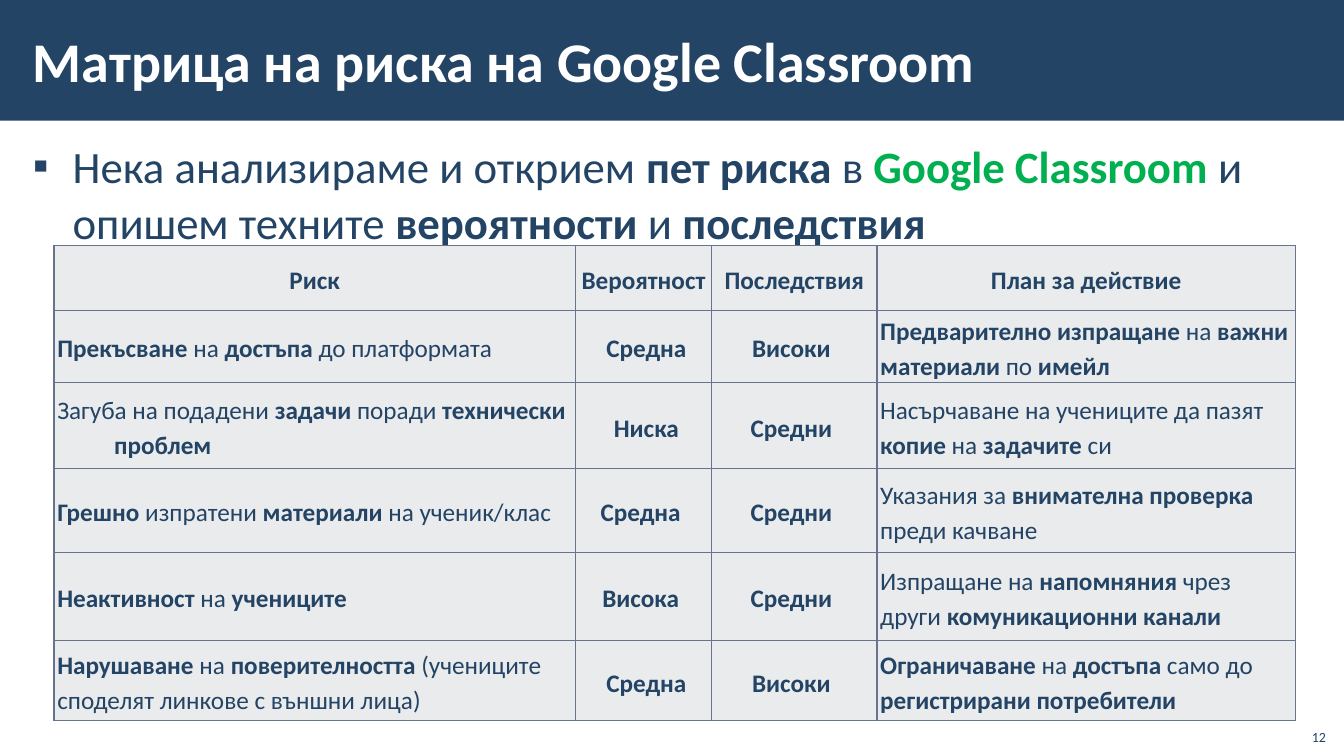
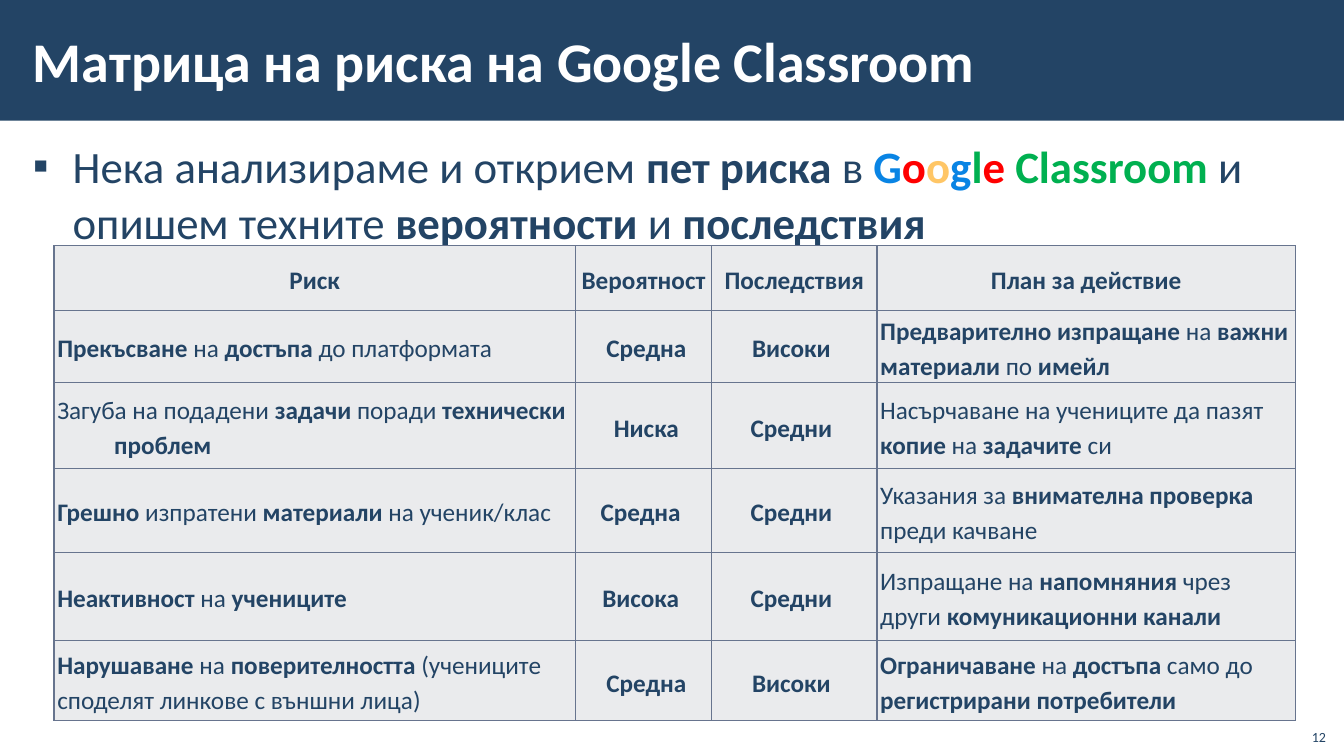
Before and after one commit to BG-IT-Edu/School-Programming, a slide deck: slide 12 of Courses/Software-Sciences/IT-Module-4-Problem-Solving-with-ICT/04-Risk-Analysis/04-Risk-Analysis.pptx. Drawn at 1344x756 pixels with LibreOffice and Linux fonts; fonts in the diff are those of the drawing; background and template pictures are left out. Boxes give left, top, right and bottom in pixels: in the first picture for what was removed or moved away, otherwise in the second. Text is boxed around its words. In the diff, an @@ line names an element or a change of style, - is before the commit and + after.

```diff
--- a/Courses/Software-Sciences/IT-Module-4-Problem-Solving-with-ICT/04-Risk-Analysis/04-Risk-Analysis.pptx
+++ b/Courses/Software-Sciences/IT-Module-4-Problem-Solving-with-ICT/04-Risk-Analysis/04-Risk-Analysis.pptx
@@ text "Нека анализираме и открием пет ..." at (73, 151, 1242, 251): text colour #00B050 to #0984E4, text colour #00B050 to #FF0000, text colour #00B050 to #FFC666 in "Google" @@
```
Also in this commit, not shown: 1 other slide changed.
